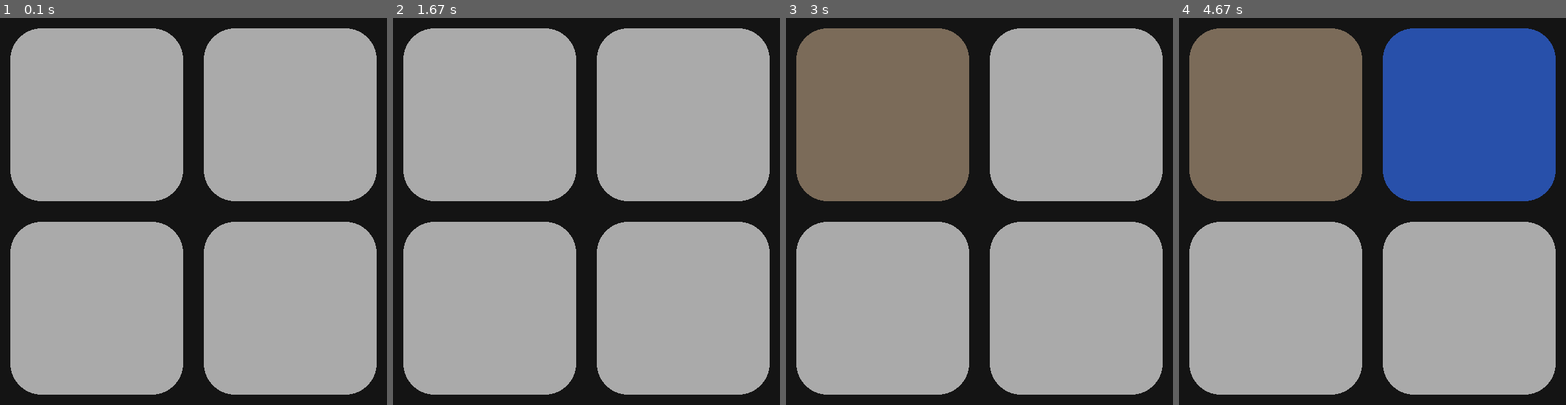
Above: before the commit, frames 1-4 (left to right).
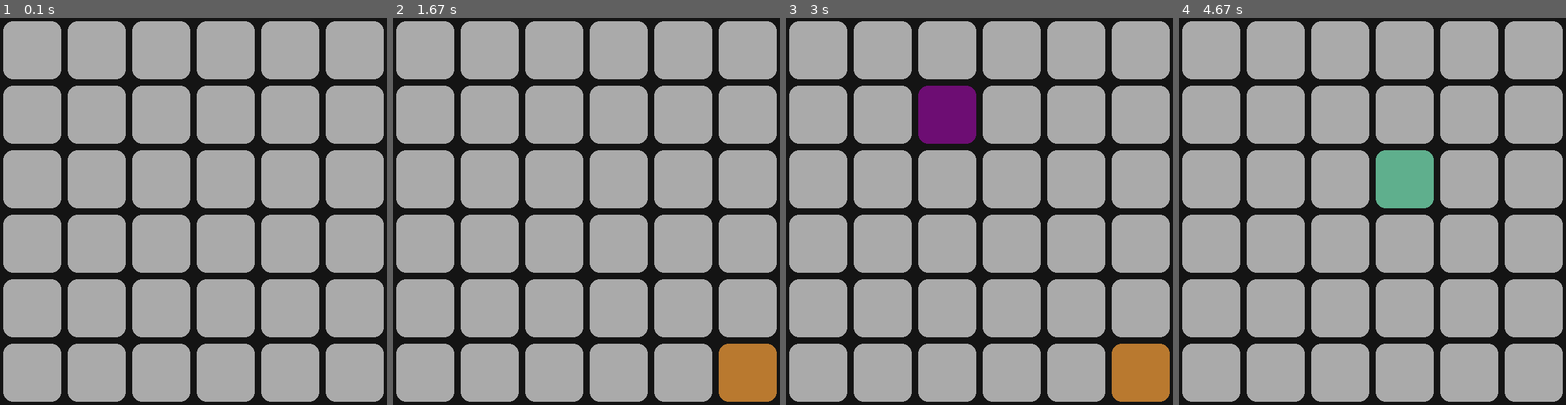
Above: after the commit, the same moments.

Repository: NicoNoell/Python-Projects
Game: pygame game, started from Projects/memory.py
Two runs of this game, one before a commit and one after it. Both use one fixed random seed, a clock stepped at 60 frames per second and the inputs below.
Inputs (mouse positions are in pixels of both pictures, inside the frame that each line leads up to):
- Up to frame 1 (0.1 s): no input
- Up to frame 2 (1.67 s): click (571, 226) at 0.38 s; click (493, 215) at 0.72 s; click (466, 153) at 1.08 s; click (725, 346) at 1.38 s
- Up to frame 3 (3 s): click (886, 134) at 1.72 s; click (960, 312) at 2.08 s; click (1126, 358) at 2.38 s; click (925, 130) at 2.72 s
- Up to frame 4 (4.67 s): click (1473, 176) at 3.08 s; click (1492, 203) at 3.38 s; click (1248, 161) at 3.72 s; click (1260, 137) at 4.08 s; click (1387, 196) at 4.38 s

The runs differ from the first frame. In frame 1, 26% of the frame differs, in the area x 0-100%, y 0-100%; in frame 2, 28%; in frame 3, 44%; in frame 4, 59%.

Commit message:
Just changed the size of the Memory.

Diff:
--- a/Projects/memory.py
+++ b/Projects/memory.py
@@ -102,6 +102,6 @@
 
         draw(screen)
 
-myField = Field(2)
+myField = Field(6)
 main()
 pygame.quit()
